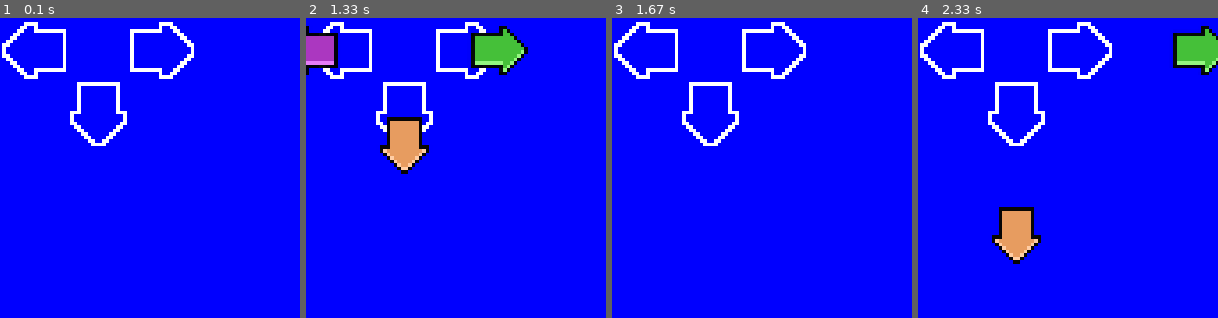
Above: before the commit, frames 1-4 (left to right).
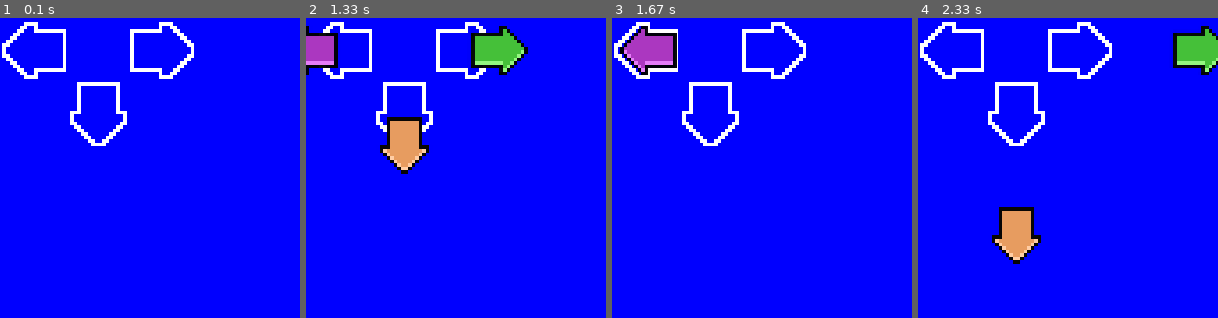
Above: after the commit, the same moments.

Repository: EnzoLuidge/PyGame
Game: pygame game, started from Jogo.py
The game is run twice, just before and just after one commit, with the same random seed, the same clock (stepped at 60 frames per second) and the same inputs.
Inputs:
- Up to frame 1 (0.1 s): no input
- Up to frame 2 (1.33 s): no input
- Up to frame 3 (1.67 s): no input
- Up to frame 4 (2.33 s): no input
The pictures show only the part of the screen within x 34-84%, y 45-95%; the shares and areas given below are measured in that part.

Frames 1-2 are identical in both runs. In frame 3, 2.1% of the frame differs, in the area x 2-22%, y 2-19%; in frame 4, nothing differs.

Commit message:
Teste com som de falha

Diff:
--- a/Jogo.py
+++ b/Jogo.py
@@ -38,15 +38,16 @@
     assets['down_space'] = pygame.image.load('assets/down_space.png').convert_alpha()
     assets['down_space'] = pygame.transform.scale(assets['down_space'], (button_width, button_height))
 
-    #Sons
+    # Sons serelepes
     pygame.mixer.music.load('assets/musica.mp3')
     pygame.mixer.music.set_volume(0.2)
+    assets['boom'] = pygame.mixer.Sound('assets/boom.wav')
 
     return assets
 
 ##definindo uma classe para cada uma das setas
 class seta_left(pygame.sprite.Sprite):
-    def __init__(self):
+    def __init__(self, assets):
         #variável que vai ser usada para checar o tempo
         self.last = 0
         # Pega o tempo de agora
@@ -54,7 +55,7 @@
 
         #construtor da classe mãe (Sprite)
         pygame.sprite.Sprite.__init__(self)
-
+        self.assets = assets
         self.image = assets['left']
         self.rect = self.image.get_rect()
         self.rect.x = -button_width
@@ -71,26 +72,15 @@
             self.last = pygame.time.get_ticks()
             # Se a diferença de tempo for menor que 100 milissegundos, é válido.
 
-            if self.last-self.now < 1500:
+            if self.last-self.now < 1700:
                 self.state = True
                 print("fala zeze")
             else:
                 self.state = False
                 self.kill()
+                assets['boom'].play()
                 print('risos')
 
-
-
-    # Checa se o tempo apertado é no range válido
-    def check_tempo_certo(self):
-        # Pega o tempo de agora
-        now = pygame.time.get_ticks()
-
-        # Se a diferença de tempo for menor que 100 milissegundos, é válido.
-        if now-self.last < 100:
-            self.state = True
-        else:
-            self.state = False
 
 
 
@@ -201,7 +191,7 @@
 pygame.mixer.music.play(loops=-1)
 
 ##puxando as classes de seta
-setaleft = seta_left()
+setaleft = seta_left(assets)
 setadown = seta_down()
 setaright = seta_right()
 setaup = seta_up()
Not shown, added: assets/boom.wav
